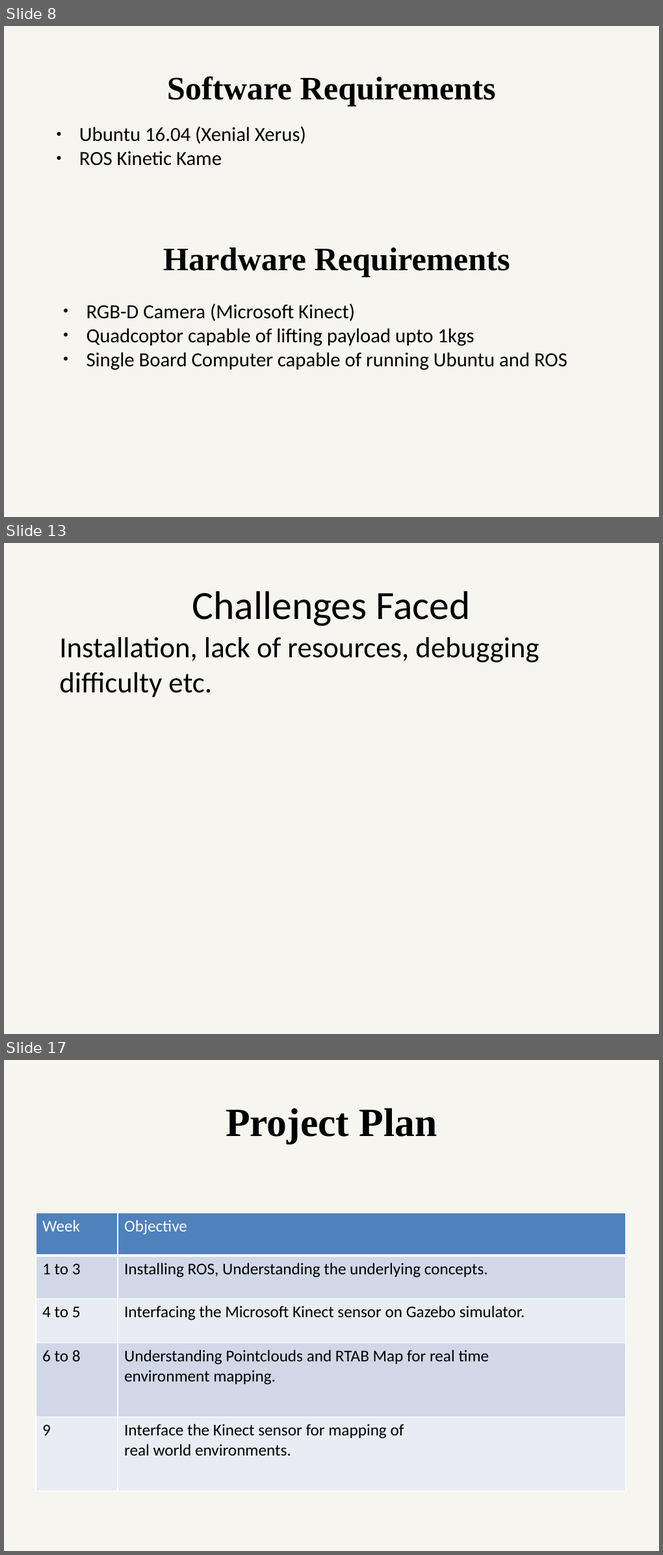
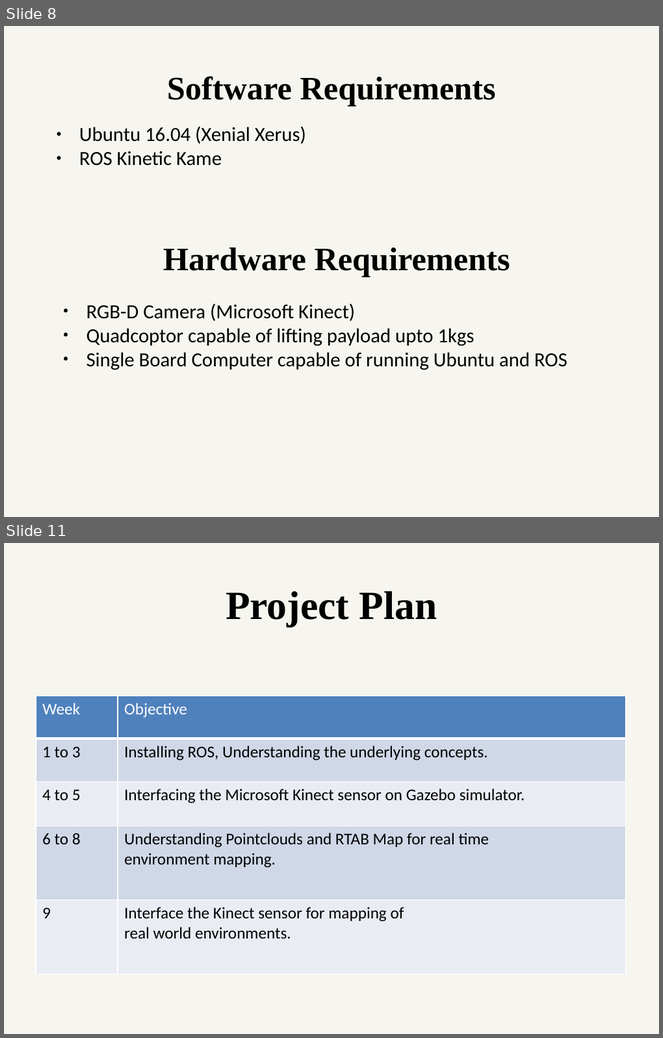
Before and after one commit to ETRX-Batch-2019/Robot-Development-using-ROS, a slide deck: Presentation/4-Aug/Robot-dev-using-ROS.pptx. Shown one above the other, each under a label of ours: slides 8, 13 and 17 before the commit, slides 8 and 11 after it; the slides between them are not shown. The pictures are 663x1555 and 663x1038 pixels, drawn with LibreOffice and Linux fonts; fonts in the diff are those of the drawing. Boxes give left, top, right and bottom in pixels: in the first picture for what was removed or moved away, otherwise in the second. Text is boxed around its words. In the diff, an @@ line names an element or a change of style, - is before the commit and + after.

```diff
--- a/Presentation/4-Aug/Robot-dev-using-ROS.pptx
+++ b/Presentation/4-Aug/Robot-dev-using-ROS.pptx
@@ slide 13 removed at box(4, 543, 659, 1034), background #EEECE1 at 51% opacity @@
@@ text removed at box(192, 591, 471, 626) @@
-Challenges Faced
@@ text removed at box(59, 637, 539, 698) @@
-Installation, lack of resources, debugging difficulty etc.
@@ what was slide 17 is now slide 11 @@
```
Also in this commit, not shown: 4 slides changed, 5 other slides removed, 1 other file.
